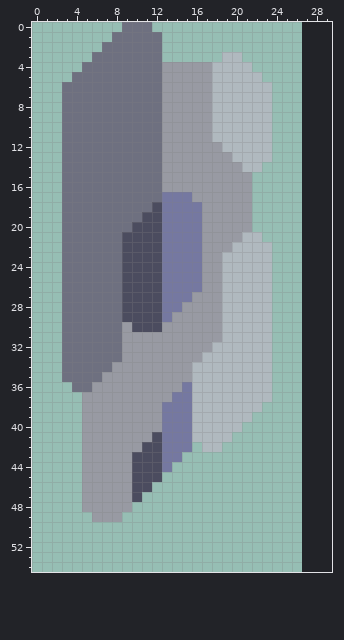
Pixel-art sprite, stored at core/assets-raw/sprites/units/stealth units/tyzen-weapon.png. Above is the file before it was changed.
The file is 30x60 pixels. The old version is drawn lined up with the new one, on the new canvas.
The same view after the edit:
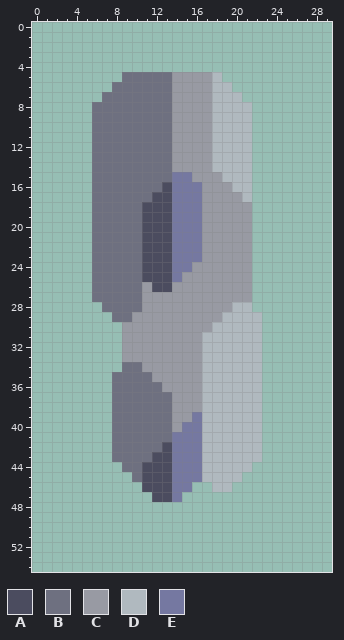
Palette (. is transparent): A #4b4c5f  B #6e7080  C #989aa3  D #b0b9bf  E #7578a1
The exact change:
canvas 30x60 -> 30x55, the old top-left corner now at -3,-5 (the part of the old canvas that was cut away was empty and is not shown)
@@ x 0..29 @@
- 0 .........BBB..................
- 1 ........BBBBB.................
- 2 .......BBBBBB.................
- 3 ......BBBBBBB......DD.........
- 4 .....BBBBBBBBCCCCCDDDD........
- 5 ....BBBBBBBBBCCCCCDDDDD.......
- 6 ...BBBBBBBBBBCCCCCDDDDDD......
- 7 ...BBBBBBBBBBCCCCCDDDDDD......
- 8 ...BBBBBBBBBBCCCCCDDDDDD......
- 9 ...BBBBBBBBBBCCCCCDDDDDD......
-10 ...BBBBBBBBBBCCCCCDDDDDD......
-11 ...BBBBBBBBBBCCCCCDDDDDD......
-12 ...BBBBBBBBBBCCCCCCDDDDD......
-13 ...BBBBBBBBBBCCCCCCCDDDD......
-14 ...BBBBBBBBBBCCCCCCCCDD.......
-15 ...BBBBBBBBBBCCCCCCCCC........
-16 ...BBBBBBBBBBCCCCCCCCC........
-17 ...BBBBBBBBBBEEECCCCCC........
-18 ...BBBBBBBBBAEEEECCCCC........
-19 ...BBBBBBBBAAEEEECCCCC........
-20 ...BBBBBBBAAAEEEECCCCC........
-21 ...BBBBBBAAAAEEEECCCCDD.......
-22 ...BBBBBBAAAAEEEECCCDDDD......
-23 ...BBBBBBAAAAEEEECCDDDDD......
-24 ...BBBBBBAAAAEEEECCDDDDD......
-25 ...BBBBBBAAAAEEEECCDDDDD......
-26 ...BBBBBBAAAAEEEECCDDDDD......
-27 ...BBBBBBAAAAEEECCCDDDDD......
-28 ...BBBBBBAAAAEECCCCDDDDD......
-29 ...BBBBBBAAAAECCCCCDDDDD......
-30 ...BBBBBBCAAACCCCCCDDDDD......
-31 ...BBBBBBCCCCCCCCCCDDDDD......
-32 ...BBBBBBCCCCCCCCCDDDDDD......
-33 ...BBBBBBCCCCCCCCDDDDDDD......
-34 ...BBBBBCCCCCCCCDDDDDDDD......
-35 ...BBBBCCCCCCCCCDDDDDDDD......
-36 ....BBCCCCCCCCCEDDDDDDDD......
-37 .....CCCCCCCCCEEDDDDDDDD......
-38 .....CCCCCCCCEEEDDDDDDD.......
-39 .....CCCCCCCCEEEDDDDDD........
-40 .....CCCCCCCCEEEDDDDD.........
-41 .....CCCCCCCAEEEDDDD..........
-42 .....CCCCCCAAEEE.DD...........
-43 .....CCCCCAAAEE...............
-44 .....CCCCCAAAE................
-45 .....CCCCCAAA.................
-46 .....CCCCCAA..................
-47 .....CCCCCA...................
-48 .....CCCCC....................
-49 ......CCC.....................
+ 0 ..............................
+ 1 ..............................
+ 2 ..............................
+ 3 ..............................
+ 4 ..............................
+ 5 .........BBBBBCCCCD...........
+ 6 ........BBBBBBCCCCDD..........
+ 7 .......BBBBBBBCCCCDDD.........
+ 8 ......BBBBBBBBCCCCDDDD........
+ 9 ......BBBBBBBBCCCCDDDD........
+10 ......BBBBBBBBCCCCDDDD........
+11 ......BBBBBBBBCCCCDDDD........
+12 ......BBBBBBBBCCCCDDDD........
+13 ......BBBBBBBBCCCCDDDD........
+14 ......BBBBBBBBCCCCDDDD........
+15 ......BBBBBBBBEECCCDDD........
+16 ......BBBBBBBAEEECCCDD........
+17 ......BBBBBBAAEEECCCCD........
+18 ......BBBBBAAAEEECCCCC........
+19 ......BBBBBAAAEEECCCCC........
+20 ......BBBBBAAAEEECCCCC........
+21 ......BBBBBAAAEEECCCCC........
+22 ......BBBBBAAAEEECCCCC........
+23 ......BBBBBAAAEEECCCCC........
+24 ......BBBBBAAAEECCCCCC........
+25 ......BBBBBAAAECCCCCCC........
+26 ......BBBBBCAACCCCCCCC........
+27 ......BBBBBCCCCCCCCCCC........
+28 .......BBBBCCCCCCCCCDD........
+29 ........BBCCCCCCCCCDDDD.......
+30 .........CCCCCCCCCDDDDD.......
+31 .........CCCCCCCCDDDDDD.......
+32 .........CCCCCCCCDDDDDD.......
+33 .........CCCCCCCCDDDDDD.......
+34 .........BBCCCCCCDDDDDD.......
+35 ........BBBBCCCCCDDDDDD.......
+36 ........BBBBBCCCCDDDDDD.......
+37 ........BBBBBBCCCDDDDDD.......
+38 ........BBBBBBCCCDDDDDD.......
+39 ........BBBBBBCCEDDDDDD.......
+40 ........BBBBBBCEEDDDDDD.......
+41 ........BBBBBBEEEDDDDDD.......
+42 ........BBBBBAEEEDDDDDD.......
+43 ........BBBBAAEEEDDDDDD.......
+44 .........BBAAAEEEDDDDD........
+45 ..........BAAAEEEDDDD.........
+46 ...........AAAEE..DD..........
+47 ............AAE...............
+48 ..............................
+49 ..............................
 50 ..............................
Boxes around the changes in both pictures, in picture pixels (x1, y1, x2, y2):
changed: (62, 22, 272, 522)
